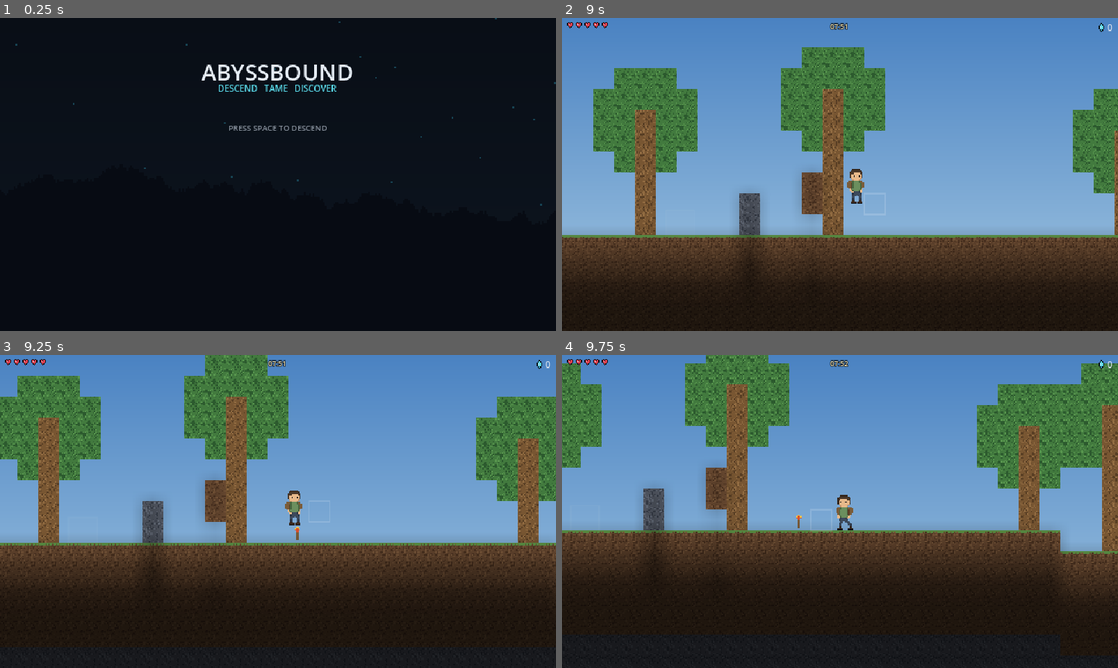
Above: before the commit, frames 1-4 (two rows, left to right).
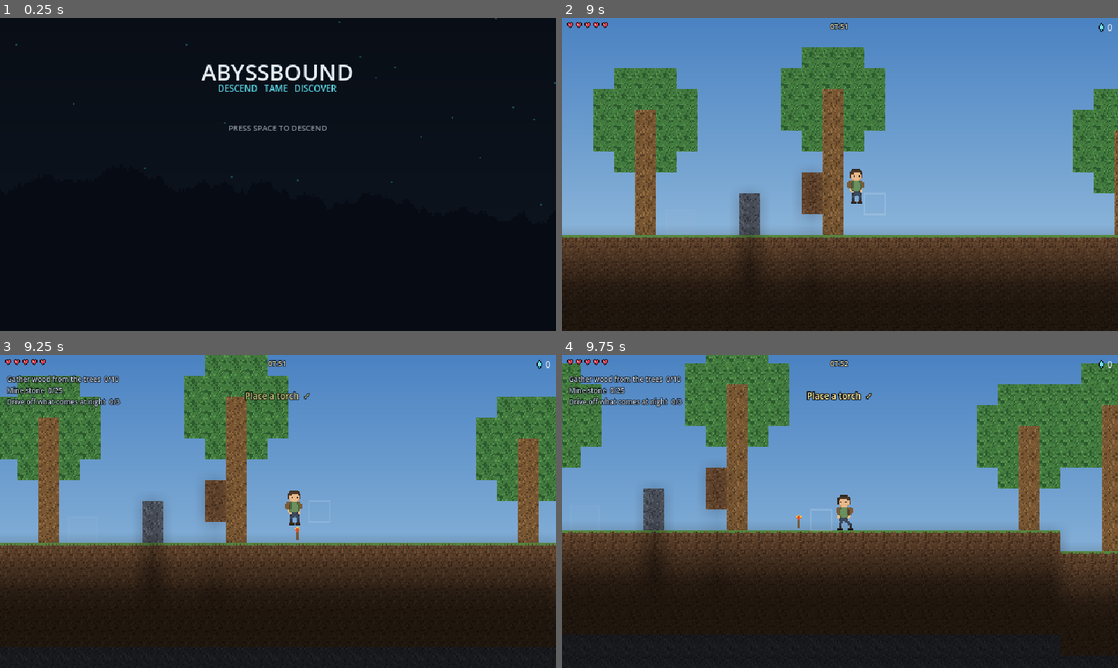
Above: after the commit, the same moments.

Repository: vinceovereem/abyssbound
Game: Godot game, scene res://scenes/main.tscn
Two runs of this game, one before a commit and one after it. Both use one fixed random seed, a clock stepped at 60 frames per second and the inputs below.
Inputs:
- Up to frame 1 (0.25 s): no input
- Up to frame 2 (9 s): tap Space (jump) at 0.5, 0.77, 0.8, 1.07, 1.35, 1.52, 1.82, 2.3, 3.02, 3.32, 3.77, 3.8, 4.07, 4.52, 4.82, 5.3, 6.02, 6.32, 7.52, 7.82, 8.3 s; hold G (place) 0.53-1.28 s; hold D (move_right) 0.53-2.03 s; tap G (place) at 1.55, 3.05, 4.55, 5.85, 7.55 s; hold A (move_left) 2.03-2.78 s; hold X (attack) 2.03-2.78 s; hold D (move_right) 2.78-4.28 s; tap Q (cycle_place) at 2.85 s; hold E (interact) 3.53-4.28 s; hold A (move_left) 4.28-5.03 s; tap F (mine) at 4.35 s; hold D (move_right) 5.03-5.78 s; hold G (place) 5.03-5.78 s; hold A (move_left) 5.78-7.28 s; hold Space (jump) 6.53-7.28 s; hold D (move_right) from 7.28 s (still down); tap X (attack) at 7.35 s; hold Q (cycle_place) 8.03-8.78 s; tap E (interact) at 8.85 s
- Up to frame 3 (9.25 s): keep holding D (move_right); tap Space (jump) at 9.02 s; tap G (place) at 9.05 s
- Up to frame 4 (9.75 s): tap Space (jump) at 9.32 s; release D (move_right) at 9.53 s; hold A (move_left) from 9.53 s (still down); hold F (mine) from 9.53 s (still down)

Frames 1-2 are identical in both runs. In frame 3, 1.1% of the frame differs, in the area x 1-56%, y 6-17%; in frame 4, 1.2%.

Commit message:
give the player something to aim at, and show the hits
A list of the next few things worth doing down the left: gather wood,
mine stone, place a torch, live through a night, dig deep, reach the
Abyss. Data driven in data/objectives.json, so adding one needs no code.
They are nudges, not quests: nothing gates on them, because the point of
the world is deciding what to do in it.

Depth and layer are reached rather than counted, so going down and back
up does not add up. There is a check for that.

Floating damage numbers, gold on a hit given and red on one taken, which
took four goes: the target was out of reach, then it walked out of
reach, then a 4 px outline on an 8 px font rendered as a grey blob, then
the font colour override would not take on a Label built in code and
modulate did.

110 world checks, 39 smoke, 16 scripted play.

Co-Authored-By: Claude Opus 5 (1M context) <noreply@anthropic.com>

Diff:
--- /dev/null
+++ b/data/objectives.json
@@ -0,0 +1,24 @@
+{
+  "_comment": [
+    "The list of things worth doing, in the order they are meant to happen.",
+    "Design owns this file. Adding one needs no code as long as its kind is",
+    "already understood by scripts/objectives.gd.",
+    "kinds:",
+    "  collect  what=resource name, count=how many",
+    "  place    what=tile name, count=how many placed",
+    "  defeat   count=creatures driven off",
+    "  dawn     count=nights survived",
+    "  depth    count=tiles below the surface reached",
+    "  layer    count=Abyss layer reached"
+  ],
+  "objectives": [
+    { "id": "wood",   "text": "Gather wood from the trees",   "kind": "collect", "what": "wood",       "count": 10 },
+    { "id": "stone",  "text": "Mine stone",                   "kind": "collect", "what": "stone",      "count": 25 },
+    { "id": "torch",  "text": "Place a torch",                "kind": "place",   "what": "torch",      "count": 1  },
+    { "id": "fight",  "text": "Drive off what comes at night","kind": "defeat",  "count": 3  },
+    { "id": "night",  "text": "Live to see the sun come up",  "kind": "dawn",    "count": 1  },
+    { "id": "copper", "text": "Find copper in the rock",      "kind": "collect", "what": "copper_ore", "count": 5  },
+    { "id": "deep",   "text": "Dig 150 tiles below the grass","kind": "depth",   "count": 150 },
+    { "id": "abyss",  "text": "Descend into the Abyss",       "kind": "layer",   "count": 1  }
+  ]
+}
--- a/project.godot
+++ b/project.godot
@@ -22,6 +22,7 @@
 Game="*res://scripts/game.gd"
 Ui="*res://scenes/ui/hud.tscn"
 DayClock="*res://scripts/clock.gd"
+Goals="*res://scripts/objectives.gd"
 
 [display]
 
--- a/scripts/crawler.gd
+++ b/scripts/crawler.gd
@@ -100,6 +100,7 @@
 	if _dying:
 		return
 	_dying = true
+	Goals.note_defeat()
 	set_deferred("collision_layer", 0)
 	hitbox.set_deferred("monitoring", false)
 	var tween := create_tween()
--- a/scripts/game.gd
+++ b/scripts/game.gd
@@ -13,6 +13,8 @@
 ## Health reached zero. Whoever owns the world puts the player back; nothing
 ## here reloads a scene, because reloading a generated world throws it away.
 signal player_died
+## Took a hit. The world floats the number where it happened.
+signal player_hurt(amount: int)
 
 const MAX_HEALTH := 5
 
@@ -59,6 +61,7 @@
 
 func damage(amount: int) -> void:
 	health = max(0, health - amount)
+	player_hurt.emit(amount)
 	health_changed.emit(health, MAX_HEALTH)
 	if health == 0:
 		call_deferred("_on_death")
--- a/scripts/hud.gd
+++ b/scripts/hud.gd
@@ -17,6 +17,8 @@
 var _empty: AtlasTexture
 var _resources: VBoxContainer
 var _clock: Label
+var _goals: VBoxContainer
+var _toast: Label
 
 
 func _ready() -> void:
@@ -29,10 +31,13 @@
 
 	_build_resource_list()
 	_build_clock()
+	_build_goals()
 
 	Game.health_changed.connect(_on_health_changed)
 	Game.crystals_changed.connect(_on_crystals_changed)
 	Game.resource_collected.connect(_on_resource_collected)
+	Goals.progressed.connect(func(_i: String, _h: int, _n: int) -> void: _redraw_goals())
+	Goals.completed.connect(_on_goal_completed)
 
 
 func _slice(index: int) -> AtlasTexture:
@@ -96,6 +101,63 @@
 		Color(0.62, 0.70, 0.95) if DayClock.is_night() else Color(1.0, 0.93, 0.72))
 
 
+## The next few things worth doing, down the left. Nudges, not a quest log:
+## nothing gates on them and nothing is lost by ignoring them.
+func _build_goals() -> void:
+	_goals = VBoxContainer.new()
+	_goals.name = "Goals"
+	_goals.offset_left = 8.0
+	_goals.offset_top = 22.0
+	_goals.offset_right = 200.0
+	_goals.add_theme_constant_override("separation", 1)
+	$Root.add_child(_goals)
+
+	_toast = Label.new()
+	_toast.name = "GoalToast"
+	_toast.anchor_left = 0.5
+	_toast.anchor_right = 0.5
+	_toast.offset_left = -140.0
+	_toast.offset_right = 140.0
+	_toast.offset_top = 40.0
+	_toast.horizontal_alignment = HORIZONTAL_ALIGNMENT_CENTER
+	_toast.add_theme_font_size_override("font_size", 10)
+	_toast.add_theme_color_override("font_color", Color(1.0, 0.92, 0.6))
+	_toast.add_theme_color_override("font_outline_color", Color(0, 0, 0, 0.9))
+	_toast.add_theme_constant_override("outline_size", 4)
+	_toast.modulate.a = 0.0
+	$Root.add_child(_toast)
+	_redraw_goals()
+
+
+func _redraw_goals() -> void:
+	if _goals == null:
+		return
+	for child in _goals.get_children():
+		child.queue_free()
+	for objective: Dictionary in Goals.active():
+		var id: String = objective["id"]
+		var need: int = Goals.need(objective)
+		var have: int = Goals.have(id)
+		var row := Label.new()
+		row.text = "%s%s" % [objective["text"], ("  %d/%d" % [have, need]) if need > 1 else ""]
+		row.add_theme_font_size_override("font_size", 8)
+		row.add_theme_color_override("font_color",
+			Color(0.98, 0.92, 0.70) if have > 0 else Color(0.72, 0.78, 0.86))
+		row.add_theme_color_override("font_outline_color", Color(0, 0, 0, 0.85))
+		row.add_theme_constant_override("outline_size", 3)
+		_goals.add_child(row)
+
+
+func _on_goal_completed(_id: String, text: String) -> void:
+	_redraw_goals()
+	_toast.text = "%s  ✓" % text
+	_toast.modulate.a = 0.0
+	var tween := create_tween()
+	tween.tween_property(_toast, "modulate:a", 1.0, 0.25)
+	tween.tween_interval(1.9)
+	tween.tween_property(_toast, "modulate:a", 0.0, 0.6)
+
+
 func _on_resource_collected(_resource: String, _amount: int, _total: int) -> void:
 	for child in _resources.get_children():
 		child.queue_free()
@@ -120,6 +182,8 @@
 		_resources.visible = shown
 	if _clock:
 		_clock.visible = shown
+	if _goals:
+		_goals.visible = shown
 
 
 func announce_zone(title: String) -> void:
--- /dev/null
+++ b/scripts/objectives.gd
@@ -0,0 +1,125 @@
+extends Node
+## What there is to do. Autoloaded as `Goals`.
+##
+## Terraria never tells you what to do, and it works because the world is full
+## enough to suggest it. This world is not there yet, so until it is, a short
+## list of the next few things gives a new player somewhere to point themselves.
+## They are written as nudges, not quests: nothing gates on them and nothing is
+## lost by ignoring them.
+##
+## The list is data. Adding one needs no code as long as its kind already
+## exists here.
+
+signal completed(id: String, text: String)
+signal progressed(id: String, have: int, need: int)
+
+const PATH := "res://data/objectives.json"
+## How many to show at once. A wall of them is a chore list, not a nudge.
+const SHOWN := 3
+
+var objectives: Array = []
+var progress := {}
+var done := {}
+
+
+func _ready() -> void:
+	_load()
+	Game.resource_collected.connect(_on_resource)
+	DayClock.day_broke.connect(_on_dawn)
+
+
+func _load() -> void:
+	if not FileAccess.file_exists(PATH):
+		push_error("Objectives: %s is missing. Add it to the export include_filter." % PATH)
+		return
+	var parsed: Variant = JSON.parse_string(FileAccess.get_file_as_string(PATH))
+	if typeof(parsed) != TYPE_DICTIONARY:
+		push_error("Objectives: %s is not the expected shape." % PATH)
+		return
+	objectives = parsed.get("objectives", [])
+
+
+func reset() -> void:
+	progress.clear()
+	done.clear()
+
+
+## The next few unfinished ones, in order.
+func active() -> Array:
+	var out: Array = []
+	for objective: Dictionary in objectives:
+		if done.has(objective["id"]):
+			continue
+		out.append(objective)
+		if out.size() >= SHOWN:
+			break
+	return out
+
+
+func have(id: String) -> int:
+	return int(progress.get(id, 0))
+
+
+func need(objective: Dictionary) -> int:
+	return int(objective.get("count", 1))
+
+
+func is_done(id: String) -> bool:
+	return done.has(id)
+
+
+func all_done() -> bool:
+	return done.size() >= objectives.size()
+
+
+# ---------------------------------------------------------------------------
+# Things happening in the world
+# ---------------------------------------------------------------------------
+func _on_resource(resource: String, amount: int, _total: int) -> void:
+	_advance("collect", resource, amount)
+
+
+func _on_dawn(_day: int) -> void:
+	_advance("dawn", "", 1)
+
+
+func note_placed(tile_name: String) -> void:
+	_advance("place", tile_name, 1)
+
+
+func note_defeat() -> void:
+	_advance("defeat", "", 1)
+
+
+## Called with the player's depth below the surface, and their Abyss layer.
+## These are "reached" rather than counted, so they take the best seen.
+func note_depth(below_surface: int, abyss_layer: int) -> void:
+	_reach("depth", below_surface)
+	_reach("layer", abyss_layer)
+
+
+func _advance(kind: String, what: String, amount: int) -> void:
+	for objective: Dictionary in objectives:
+		if objective["kind"] != kind or done.has(objective["id"]):
+			continue
+		if objective.has("what") and str(objective["what"]) != what:
+			continue
+		_bump(objective, have(objective["id"]) + amount)
+
+
+func _reach(kind: String, value: int) -> void:
+	for objective: Dictionary in objectives:
+		if objective["kind"] != kind or done.has(objective["id"]):
+			continue
+		if value > have(objective["id"]):
+			_bump(objective, value)
+
+
+func _bump(objective: Dictionary, value: int) -> void:
+	var id: String = objective["id"]
+	var target := need(objective)
+	progress[id] = mini(value, target)
+	progressed.emit(id, progress[id], target)
+	if progress[id] >= target:
+		done[id] = true
+		completed.emit(id, str(objective["text"]))
--- a/scripts/world.gd
+++ b/scripts/world.gd
@@ -72,9 +72,11 @@
 	lighting.setup(store)
 	mining.tile_changed.connect(func(_x: int, _y: int) -> void: lighting.mark_dirty())
 	mining.tile_broken.connect(_on_tile_broken)
+	mining.tile_placed.connect(func(_x: int, _y: int, n: String) -> void: Goals.note_placed(n))
 	lighting.update_now(player_tile())
 
 	Game.player_died.connect(_on_player_died)
+	Game.player_hurt.connect(_on_player_hurt)
 
 	spawner = Spawner.new()
 	spawner.name = "Spawner"
@@ -143,6 +145,7 @@
 		lighting.mark_dirty()
 
 	lighting.update(tile)
+	Goals.note_depth(tile.y - store.gen.surface_height(tile.x), store.gen.abyss_layer(tile.y))
 	_publish_web_stats(tile)
 	var centre := store.chunk_coord(tile.x, tile.y)
 	if centre != _last_centre:
@@ -185,24 +188,39 @@
 	}), true)
 
 
-## A block broke and gave something up. Float the name of it off the tile, so
-## the reward is visible where the work happened rather than only in a corner
-## of the screen.
-func _on_tile_broken(x: int, y: int, drop: String) -> void:
+## Floating text in world space: what a block gave you, what a hit took off.
+## Feedback belongs where the thing happened, not only in a corner of the HUD.
+func float_text(at: Vector2, text: String, colour: Color, rise := 14.0) -> void:
 	var label := Label.new()
-	label.text = "+1 %s" % TileDB.pretty(drop)
-	label.add_theme_font_size_override("font_size", 8)
-	label.add_theme_color_override("font_color", Color(1, 0.96, 0.82))
-	label.add_theme_color_override("font_outline_color", Color(0, 0, 0, 0.9))
-	label.add_theme_constant_override("outline_size", 4)
-	label.position = Vector2(x * TILE - 12, y * TILE - 6)
+	label.text = text
+	# A 4 px outline on an 8 px font swallows the glyph and the text reads as a
+	# grey blob, which is what it did at the zoomed in camera.
+	label.add_theme_font_size_override("font_size", 12)
+	# Tinting the whole node rather than overriding the font colour: the theme
+	# override was not taking on a Label built in code, and modulate always does.
+	label.add_theme_color_override("font_color", Color.WHITE)
+	label.add_theme_color_override("font_outline_color", Color(0, 0, 0, 0.85))
+	label.add_theme_constant_override("outline_size", 1)
+	label.modulate = colour
+	label.position = at - Vector2(12, 6)
 	label.z_index = 30
 	add_child(label)
 
 	var tween := create_tween()
-	tween.tween_property(label, "position:y", label.position.y - 14.0, 0.7)
-	tween.parallel().tween_property(label, "modulate:a", 0.0, 0.7).set_delay(0.25)
+	tween.tween_property(label, "position:y", label.position.y - rise, 0.7)
+	tween.parallel().tween_property(label, "modulate:a", 0.0, 0.7).set_delay(0.3)
 	tween.tween_callback(label.queue_free)
+
+
+func _on_tile_broken(x: int, y: int, drop: String) -> void:
+	float_text(Vector2(x * TILE, y * TILE), "+1 %s" % TileDB.pretty(drop),
+		Color(1, 0.96, 0.82))
+
+
+func _on_player_hurt(amount: int) -> void:
+	if player and is_instance_valid(player):
+		float_text(player.global_position - Vector2(0, 10), "-%d" % amount,
+			Color(1.0, 0.42, 0.42), 18.0)
 
 
 ## Dying puts you back where you started, in the same world.
--- a/scripts/world/combat.gd
+++ b/scripts/world/combat.gd
@@ -61,6 +61,8 @@
 			continue
 		var away: int = 1 if enemy.global_position.x > origin.x else -1
 		enemy.hurt(DAMAGE, away)
+		world.float_text(enemy.global_position - Vector2(0, 10), str(DAMAGE),
+			Color(1.0, 0.85, 0.35), 18.0)
 
 
 func _draw() -> void:
--- a/scripts/world/mining.gd
+++ b/scripts/world/mining.gd
@@ -22,6 +22,7 @@
 
 signal tile_changed(x: int, y: int)
 signal tile_broken(x: int, y: int, drop: String)
+signal tile_placed(x: int, y: int, tile_name: String)
 
 var store: ChunkStore
 var renderer: ChunkRenderer
@@ -120,6 +121,7 @@
 	if _db.is_solid(id) and _overlaps_player(_target):
 		return
 	_set_tile(_target.x, _target.y, id)
+	tile_placed.emit(_target.x, _target.y, selected_tile_name())
 
 
 func _has_support(x: int, y: int) -> bool:
--- a/tests/playtest/look.gd
+++ b/tests/playtest/look.gd
@@ -40,13 +40,21 @@
 		# Put them where the camera can see them, which the spawner
 		# deliberately never does.
 		var t: Vector2i = world.player_tile()
-		for spec in [[6, "crawler"], [-7, "crawler"], [11, "critter"]]:
+		Game.collect("wood", 4)
+		Game.collect("stone", 6)
+		for spec in [[1, "crawler"], [-7, "crawler"], [9, "critter"]]:
 			var path := "res://scenes/actors/%s.tscn" % spec[1]
 			var node: Node2D = load(path).instantiate()
 			var cx: int = t.x + int(spec[0])
 			node.position = Vector2(cx * 16 + 8, (world.store.gen.surface_height(cx) - 2) * 16)
+			if node.has_method("hurt"):
+				node.speed = 0.0
 			world.entities.add_child(node)
 		for i in 40:
+			await get_tree().physics_frame
+		# Swing at the one standing next to us, so the shot shows the hit.
+		world.combat._swing()
+		for i in 4:
 			await get_tree().physics_frame
 
 	await RenderingServer.frame_post_draw
--- a/tests/world_test.gd
+++ b/tests/world_test.gd
@@ -32,6 +32,7 @@
 	_check_clock()
 	await _check_night()
 	await _check_death()
+	_check_goals()
 
 	print("---------------------")
 	print("%d passed, %d failed" % [_passed, _failed])
@@ -742,3 +743,59 @@
 
 	world.queue_free()
 	await get_tree().process_frame
+
+
+# ---------------------------------------------------------------------------
+## The list of things worth doing. Nudges rather than quests: nothing gates on
+## them, so the checks are about the counting being right and the data loading.
+func _check_goals() -> void:
+	print("\nobjectives")
+	Goals.reset()
+
+	_ok("objectives.json loads", Goals.objectives.size() > 0,
+		"%d objectives" % Goals.objectives.size())
+	_ok("only a few are shown at once", Goals.active().size() <= Goals.SHOWN,
+		"%d shown" % Goals.active().size())
+
+	# Collecting counts toward the matching objective and nothing else.
+	Game.collect("wood", 4)
+	_ok("gathering counts toward its objective", Goals.have("wood") == 4,
+		"%d" % Goals.have("wood"))
+	_ok("it does not count toward a different material", Goals.have("stone") == 0)
+
+	Game.collect("wood", 20)
+	_ok("finishing one marks it done", Goals.is_done("wood"))
+	_ok("progress does not run past the target",
+		Goals.have("wood") == Goals.need(Goals.objectives[0]),
+		"%d" % Goals.have("wood"))
+	_ok("a finished one drops off the list",
+		not Goals.active().any(func(o: Dictionary) -> bool: return o["id"] == "wood"))
+
+	# Placing and fighting.
+	Goals.note_placed("torch")
+	_ok("placing a torch counts", Goals.is_done("torch"))
+	Goals.note_placed("dirt")
+	_ok("placing dirt does not count as a torch", Goals.have("torch") == 1)
+
+	Goals.note_defeat()
+	Goals.note_defeat()
+	_ok("driving something off counts", Goals.have("fight") == 2)
+
+	# Depth is reached, not accumulated: going up and down again must not add up.
+	Goals.note_depth(40, 0)
+	Goals.note_depth(10, 0)
+	_ok("depth remembers the deepest, not the total", Goals.have("deep") == 40,
+		"%d" % Goals.have("deep"))
+	Goals.note_depth(200, 0)
+	_ok("digging deep enough finishes it", Goals.is_done("deep"))
+
+	Goals.note_depth(500, 2)
+	_ok("reaching an Abyss layer counts", Goals.is_done("abyss"))
+
+	# A night survived.
+	var before := Goals.is_done("night")
+	Goals._on_dawn(2)
+	_ok("seeing the sun come up counts", Goals.is_done("night") and not before)
+
+	Goals.reset()
+	_ok("resetting clears progress", Goals.have("wood") == 0 and not Goals.is_done("wood"))
Not shown, added: scripts/objectives.gd.uid
Not shown, changed: CLAUDE.md
Not shown, changed: README.md
Not shown, changed: docs/playtest-log.md
